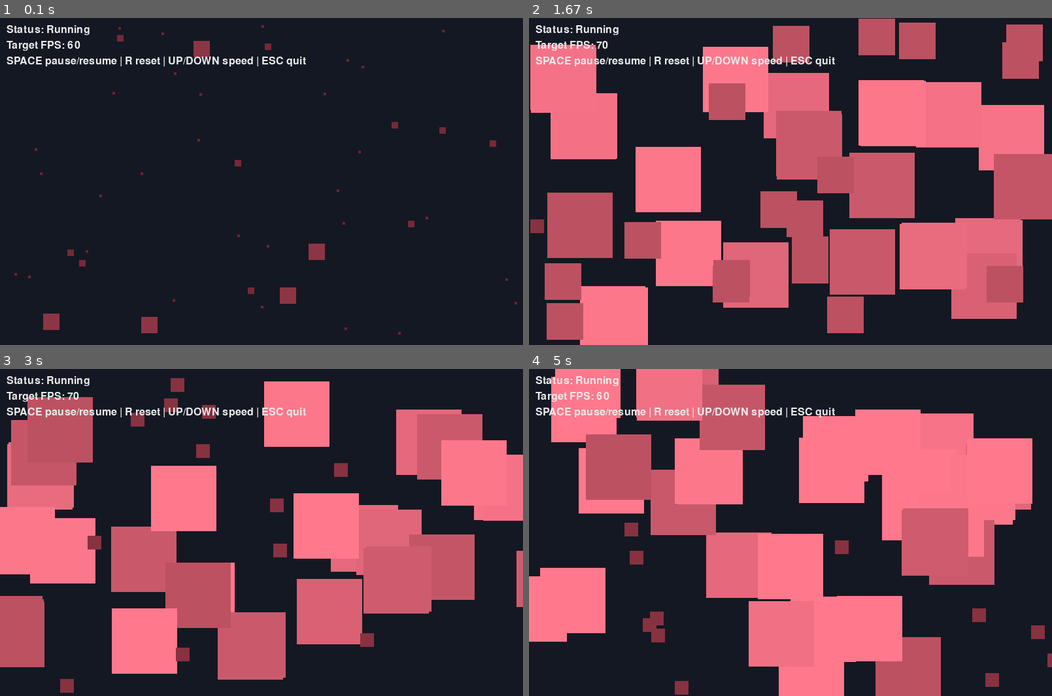
Above: before the commit, frames 1-4 (two rows, left to right).
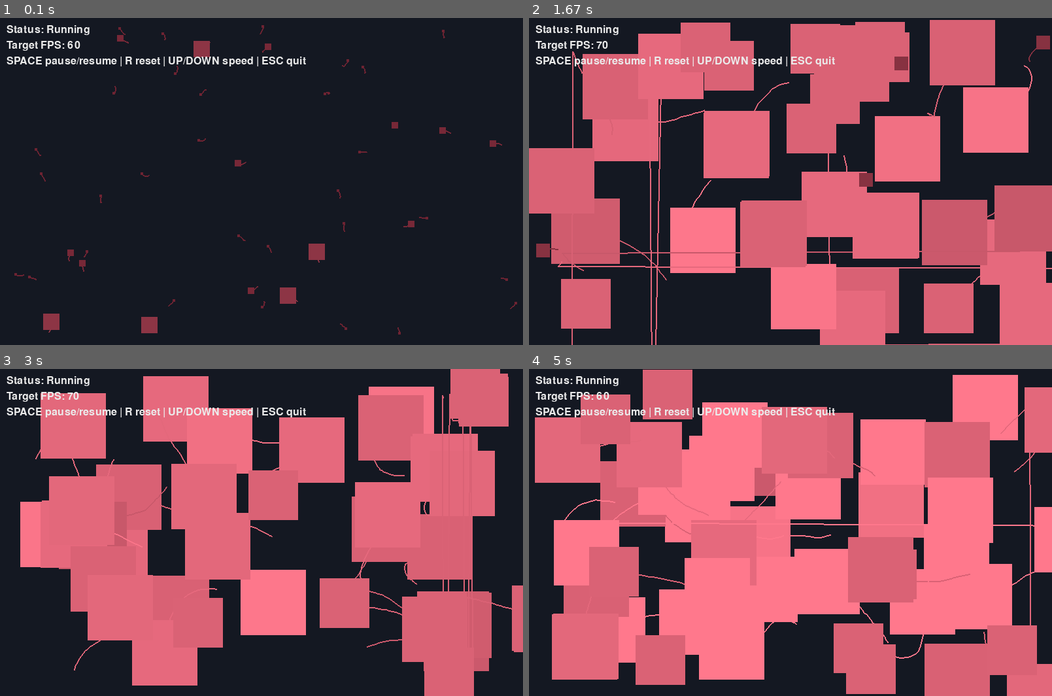
Above: after the commit, the same moments.

Repository: ynehme-coder/lab8-pygame
Game: pygame game, started from main.py
The game is run twice, just before and just after one commit, with the same random seed, the same clock (stepped at 60 frames per second) and the same inputs.
Inputs:
- Up to frame 1 (0.1 s): no input
- Up to frame 2 (1.67 s): hold Up 0.33-0.8 s; hold Down 0.83-1.13 s; tap R at 1.17 s; hold Up from 1.5 s (still down)
- Up to frame 3 (3 s): release Up at 1.87 s; hold Down 1.9-2.27 s; hold Up 2.3-2.6 s; hold Down 2.63-2.93 s; hold Up from 2.97 s (still down)
- Up to frame 4 (5 s): release Up at 3.33 s; hold Down 3.37-3.73 s; hold Up 3.77-4.07 s; hold Down 4.1-4.4 s; hold Up 4.43-4.8 s; hold Down from 4.83 s (still down)

The runs differ from the first frame. In frame 1, 0.2% of the frame differs, in the area x 3-99%, y 3-97%; in frame 2, 66%, in the area x 0-100%, y 0-100%; in frame 3, 60%; in frame 4, 65%.

Commit message:
exam: q7 - trails

Diff:
--- a/main.py
+++ b/main.py
@@ -21,6 +21,7 @@
 MAX_SQUARE_SIZE = 100
 SQUARE_COUNT = 45
 MAX_SPEED = 2
+TRAIL_LENGTH = 30 #for Q7
 
 BACKGROUND_COLOR = (20, 24, 34)
 
@@ -54,6 +55,10 @@
     max_speed: float
     age: int
     lifespan: int
+    #for Q7
+    trail: list[tuple[float, float]]
+    prev_x: float = 0
+    prev_y: float = 0
 
 
 # original create fn
@@ -89,6 +94,7 @@
         max_speed=max_speed,
         age=0,
         lifespan=lifespan,
+        trail=[]
     )
 
 
@@ -116,6 +122,7 @@
         max_speed=max_speed,
         age=0,
         lifespan=lifespan,
+        trail=[]
     )
 
 
@@ -182,15 +189,23 @@
 
 ###Q3
 def screen_wrap(square: Square) -> None:
-    if square.x > WINDOW_WIDTH:
-        square.x = -square.size
-    elif square.x + square.size < 0:
+    wrapped = False
+
+    if square.x < 0:
         square.x = WINDOW_WIDTH
-
-    if square.y > WINDOW_HEIGHT:
-        square.y = -square.size
-    elif square.y + square.size < 0:
+        wrapped = True
+    elif square.x > WINDOW_WIDTH:
+        square.x = 0
+        wrapped = True
+
+    if square.y < 0:
         square.y = WINDOW_HEIGHT
+        wrapped = True
+    elif square.y > WINDOW_HEIGHT:
+        square.y = 0
+        wrapped = True
+
+
 #########################################
 
 def apply_flee_behavior(square: Square, all_squares: list[Square]) -> None:
@@ -317,7 +332,9 @@
 
 def update_square(square: Square, all_squares: list[Square]) -> Square:
     """Move square and bounce it on the window borders."""
-
+    #the prev. pos. for Q7
+    square.prev_x = square.x
+    square.prev_y = square.y
     # Phase 1: lifecycle update.
     # Keeping phases explicit helps debug frame logic step-by-step.
     ######Q2
@@ -332,6 +349,11 @@
 
     eat(square, all_squares)
 
+    #for Q7
+    square.trail.append(get_square_center(square))
+    if len(square.trail) > TRAIL_LENGTH:
+        square.trail.pop(0)
+
     # Phase 3: position update.
     square.x += square.vx
     square.y += square.vy
@@ -346,6 +368,24 @@
     """Draw one square."""
     rect = pygame.Rect(int(square.x), int(square.y), square.size, square.size)
     pygame.draw.rect(surface, square.color, rect)
+    dx = square.x - square.prev_x
+    dy = square.y - square.prev_y
+
+###Q7
+def draw_trail(surface: pygame.Surface, square: Square) -> None:
+    if len(square.trail) < 2:
+        return
+
+    for i in range(len(square.trail) - 1):
+        pygame.draw.line(
+            surface,
+            square.color,
+            square.trail[i],
+            square.trail[i + 1],
+            2,
+        )
+
+#################################################
 
 
 def handle_input(
@@ -424,6 +464,7 @@
         for i, square in enumerate(squares):
             if not paused:
                 squares[i] = update_square(square, squares)
+            draw_trail(screen, squares[i])
             draw_square(screen, squares[i])
 
         draw_overlay(screen, paused, target_fps)
Not shown, changed: MY_EXAM.md
